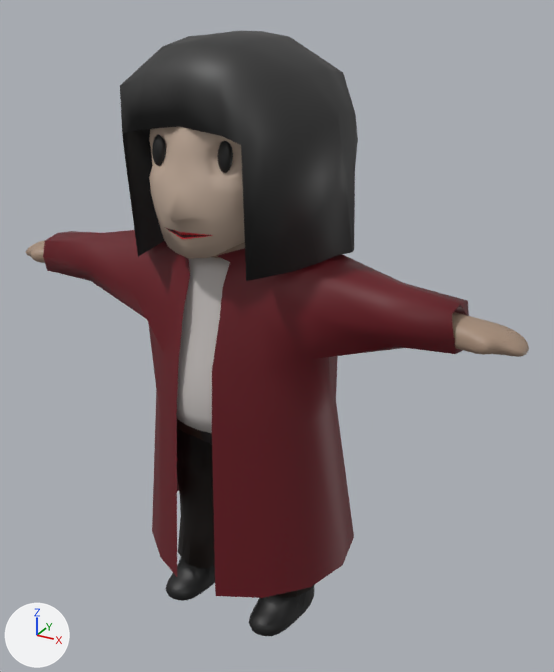
One commit to the glTF model game/characters/player/models/f/mc girl-glb.glb: the scene before it, then after it.
Before and after are seen from a 50 mm lens placed at (2.04, -3.41, 0.31), pointed at (0.17, 0.0, -1.4). The axes (+X, +Y, +Z) are drawn at lower left. The lights are the same throughout. Where no turn or scale is listed for an object, it has been applied to the vertices. Vertices at the same position are counted once.

Names of what the first picture shows: 'body', 'dress', 'hair', 'head'.
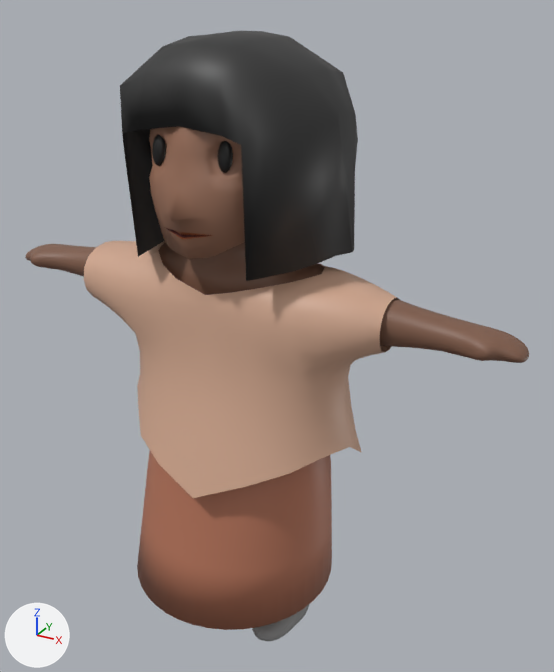
Where the newer file only moved an object's origin or applied its transform, the numbers keep the older frame.

Location of each change, (x1, y1, x2, y2) in pixels of the pictures (554 x 672 px):
'dress', deleted (red): before (43, 230, 469, 598)
'Cube', added (beige): after (84, 241, 400, 498)
'Cylinder', added (brown): after (137, 451, 332, 630)
'body', reshaped, moved, rescaled: before (26, 240, 529, 636); after (25, 242, 529, 641)
'head', recoloured (beige to brown): (149, 126, 245, 259) in both
part 1 of me_cube_002, deleted: before (26, 240, 529, 636)
part 2 of me_cube_002, added (brown): after (25, 242, 529, 641)

Diff of the bpy script that builds the scene:
```diff
--- a/game/characters/player/models/f/mc girl-glb.glb.py
+++ b/game/characters/player/models/f/mc girl-glb.glb.py
@@ mat_skintone_002 @@
 mat_skintone_002 = principled_material('skintone.002')
-mat_skintone_002.base_color = (0.517, 0.393, 0.308)  # beige #bea897
+mat_skintone_002.base_color = (0.319, 0.155, 0.0972)  # brown #996e58
@@ mat_shirt @@
+mat_shirt = principled_material('shirt')
+mat_shirt.base_color = (0.57, 0.388, 0.325)  # beige #c7a79a
@@ mat_shoes_001 @@
+mat_shoes_001 = principled_material('shoes.001')
+mat_shoes_001.base_color = (0.274, 0.274, 0.274)  # grey #8f8f8f
@@ mat_skintone_001 @@
+mat_skintone_001 = principled_material('skintone.001')
+mat_skintone_001.base_color = (0.22, 0.109, 0.0688)  # brown #815d4a
@@ mat_material @@
+mat_material = principled_material('Material')
+mat_material.base_color = (0.448, 0.169, 0.0997)  # orange #b37259
@@ mat_material_005 @@
+mat_material_005 = principled_material('Material.005')
+mat_material_005.base_color = (0.65, 0.396, 0.279)  # beige #d3a990
@@ me_cube_002 @@
 # used by ob_body; location = (0.024, -0.614, -2.15); scale = (0.246, 0.246, 0.246)
-me_cube_002.from_pydata(...)  # 1632 vertices, 3260 faces; spans x -6.21..6.08, y 0.21..3.91, z -4.25..6.81
-me_cube_002.materials.append(mat_material_002)  # beige #a58c79
-me_cube_002.materials.append(mat_material_004)  # light grey #c3bebb
-me_cube_002.materials.append(mat_belt)  # black #3b3b3b
-me_cube_002.materials.append(mat_belt2)  # brown #4e3929
-me_cube_002.materials.append(mat_material_008)  # grey #8b8b8b
-me_cube_002.materials.append(mat_pants)  # black #1d1009
-me_cube_002.materials.append(mat_shoes)  # black #141414
-me_cube_002.materials.append(mat_jacket)  # dark red #61080b
+me_cube_002.from_pydata(...)  # 1579 vertices, 3154 faces; spans x -3.55..-0.52, y -2.38..-1.71, z -1.31..1.4
+# me_cube_002 part 1: 1632 vertices removed from x -6.21..6.08, y 0.21..3.91, z -4.25..6.81
+# me_cube_002 part 2: 1579 vertices added at x -3.55..-0.52, y -2.38..-1.71, z -1.31..1.4
+me_cube_002.materials.append(mat_skintone_001)  # brown #815d4a
+me_cube_002.materials.append(mat_shirt)  # beige #c7a79a
+me_cube_002.materials.append(mat_shoes_001)  # grey #8f8f8f
@@ me_cylinder @@
+me_cylinder.from_pydata(...)  # 560 vertices, 1120 faces; spans x -2.667..-1.472, y -2.721..-1.533, z -0.955..0.123
+me_cylinder.materials.append(mat_material)  # orange #b37259
@@ me_cube @@
+me_cube.from_pydata(...)  # 302 vertices, 538 faces; spans x -2.92..-1.17, y -2.63..-1.45, z -0.33..1.0
+me_cube.materials.append(mat_material_005)  # beige #d3a990
@@ ob_body @@
 ob_body = bpy.data.objects.new('body', me_cube_002)
-ob_body.location = (0.024, -0.614, -2.15)
-ob_body.scale = (0.246, 0.246, 0.246)
+ob_body.location = (2.051, 1.928, -1.899)
@@ ob_dress @@
-ob_dress = bpy.data.objects.new('dress', me_cube_003)
-ob_dress.location = (0.024, -0.614, -2.15)
@@ ob_cylinder @@
+ob_cylinder = bpy.data.objects.new('Cylinder', me_cylinder)
+ob_cylinder.location = (2.051, 1.928, -1.899)
@@ ob_cube @@
+ob_cube = bpy.data.objects.new('Cube', me_cube)
+ob_cube.location = (2.051, 1.928, -1.899)
```
